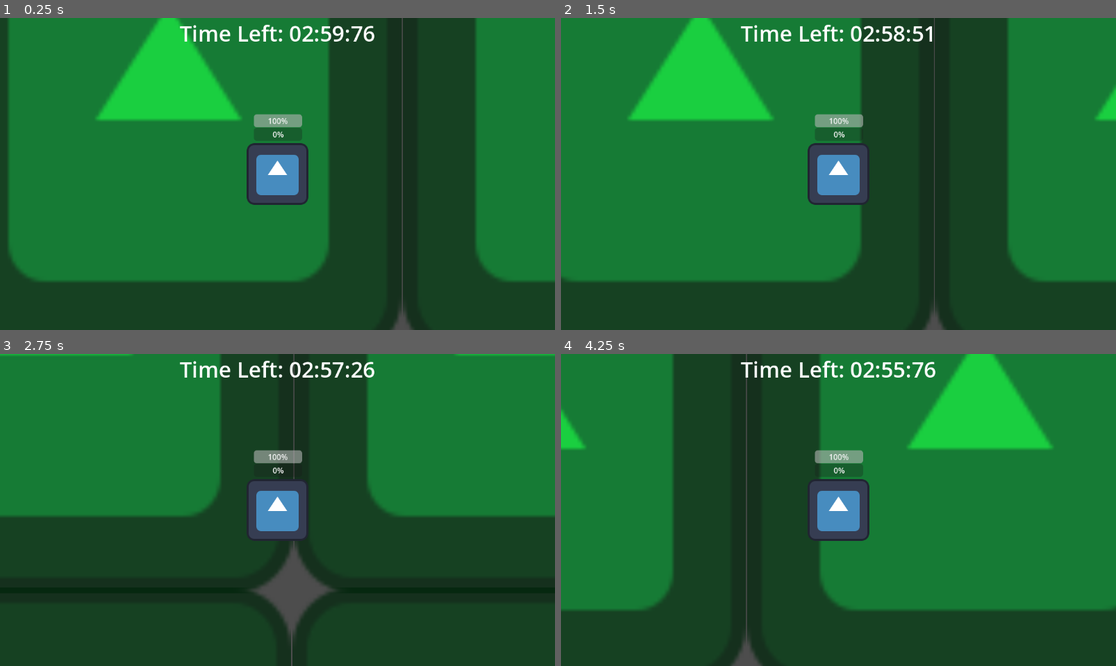
Above: before the commit, frames 1-4 (two rows, left to right).
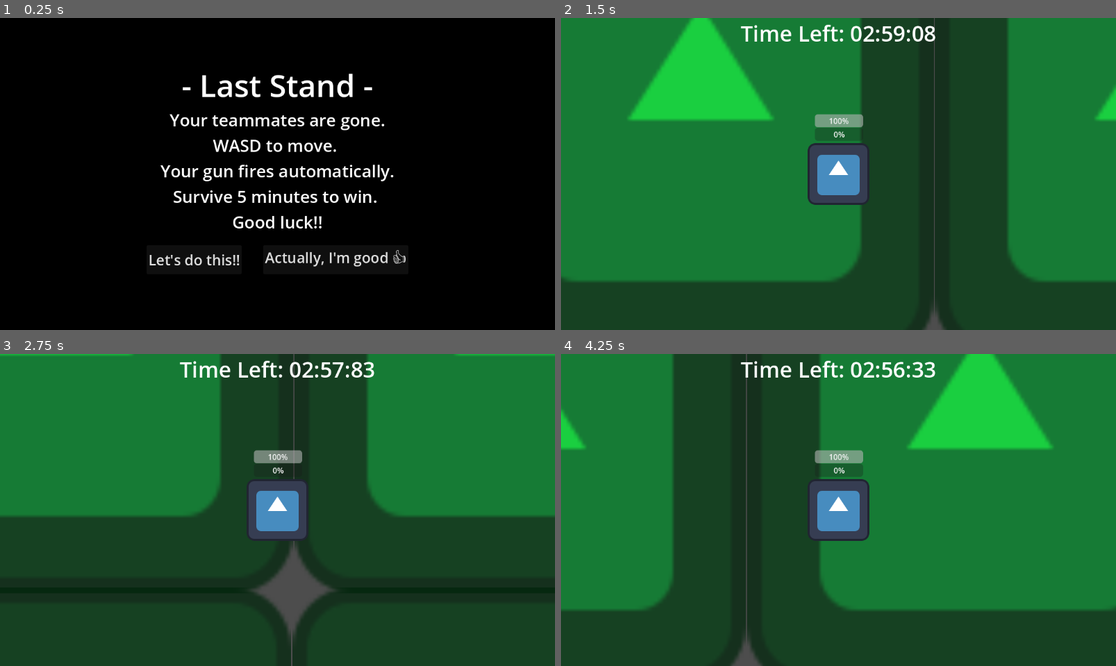
Above: after the commit, the same moments.

Repository: dmmarsh114/Last-Stand
Game: Godot game, scene res://Levels/main_level.tscn
Same seed, same stepped clock (60 frames per second), same inputs: the game is played once before the commit and once after it. The engine's default icon, where the game draws it, is replaced by a stand-in: a white triangle on a blue panel in a dark square.
Inputs (mouse positions are in pixels of both pictures, inside the frame that each line leads up to):
- Up to frame 1 (0.25 s): no input
- Up to frame 2 (1.5 s): click (755, 258) at 0.5 s, where only the run after the commit has a clickable "Let's do this!!"; hold D (move_right) from 1.28 s (still down)
- Up to frame 3 (2.75 s): release D (move_right) at 2.03 s; hold S (move_down) from 2.03 s (still down)
- Up to frame 4 (4.25 s): release S (move_down) at 2.78 s; hold D (move_right) 2.78-3.53 s; hold W (move_up) from 3.53 s (still down)

The runs differ from the first frame. In frame 1, 100% of the frame differs, in the area x 0-100%, y 0-100%; in frame 2, 0.2%; in frame 3, 0.1%; in frame 4, 0.2%.

Commit message:
Added Game Start Screen

Diff:
--- /dev/null
+++ b/Menus/GameStartScreen.gd
@@ -0,0 +1,14 @@
+extends Control
+
+@onready var hud: Control = $"../HUD"
+
+func _ready() -> void:
+	get_tree().paused = true
+
+func _on_start_button_pressed() -> void:
+	visible = false
+	hud.visible = true
+	get_tree().paused = false
+
+func _on_quit_button_pressed() -> void:
+	get_tree().quit()
--- a/Menus/game_screens.tscn
+++ b/Menus/game_screens.tscn
@@ -1,8 +1,9 @@
-[gd_scene load_steps=5 format=3 uid="uid://de6uuxjirghi7"]
+[gd_scene load_steps=6 format=3 uid="uid://de6uuxjirghi7"]
 
 [ext_resource type="PackedScene" uid="uid://dyrsxgerm6dx5" path="res://Menus/victory_screen.tscn" id="1_p7h0b"]
 [ext_resource type="PackedScene" uid="uid://t76yxq6bmwxo" path="res://Menus/game_over_screen.tscn" id="2_x8gvb"]
 [ext_resource type="PackedScene" uid="uid://dqilvwq54xrt1" path="res://Menus/level_up_screen.tscn" id="3_md3k3"]
+[ext_resource type="PackedScene" uid="uid://bgs27v3m5yk2r" path="res://Menus/game_start_screen.tscn" id="4_no8st"]
 
 [sub_resource type="LabelSettings" id="LabelSettings_mkkiv"]
 font_size = 45
@@ -22,7 +23,10 @@
 visible = false
 mouse_filter = 1
 
+[node name="GameStartScreen" parent="." instance=ExtResource("4_no8st")]
+
 [node name="HUD" type="Control" parent="."]
+visible = false
 layout_mode = 3
 anchors_preset = 15
 anchor_right = 1.0
--- /dev/null
+++ b/Menus/game_start_screen.tscn
@@ -0,0 +1,102 @@
+[gd_scene load_steps=5 format=3 uid="uid://bgs27v3m5yk2r"]
+
+[ext_resource type="Script" path="res://Menus/GameStartScreen.gd" id="1_3r6nv"]
+
+[sub_resource type="StyleBoxFlat" id="StyleBoxFlat_dloyr"]
+bg_color = Color(0, 0, 0, 1)
+
+[sub_resource type="LabelSettings" id="LabelSettings_om26i"]
+font_size = 64
+
+[sub_resource type="LabelSettings" id="LabelSettings_sch36"]
+font_size = 35
+
+[node name="GameStartScreen" type="Control"]
+layout_mode = 3
+anchors_preset = 15
+anchor_right = 1.0
+anchor_bottom = 1.0
+grow_horizontal = 2
+grow_vertical = 2
+script = ExtResource("1_3r6nv")
+
+[node name="PanelContainer" type="PanelContainer" parent="."]
+layout_mode = 1
+anchors_preset = 15
+anchor_right = 1.0
+anchor_bottom = 1.0
+grow_horizontal = 2
+grow_vertical = 2
+theme_override_styles/panel = SubResource("StyleBoxFlat_dloyr")
+
+[node name="CenterContainer" type="CenterContainer" parent="PanelContainer"]
+layout_mode = 2
+
+[node name="VBoxContainer" type="VBoxContainer" parent="PanelContainer/CenterContainer"]
+layout_mode = 2
+
+[node name="Label" type="Label" parent="PanelContainer/CenterContainer/VBoxContainer"]
+layout_mode = 2
+text = "- Last Stand -"
+label_settings = SubResource("LabelSettings_om26i")
+horizontal_alignment = 1
+
+[node name="Label2" type="Label" parent="PanelContainer/CenterContainer/VBoxContainer"]
+layout_mode = 2
+text = "Your teammates are gone."
+label_settings = SubResource("LabelSettings_sch36")
+horizontal_alignment = 1
+
+[node name="Label3" type="Label" parent="PanelContainer/CenterContainer/VBoxContainer"]
+layout_mode = 2
+text = "WASD to move. "
+label_settings = SubResource("LabelSettings_sch36")
+horizontal_alignment = 1
+
+[node name="Label4" type="Label" parent="PanelContainer/CenterContainer/VBoxContainer"]
+layout_mode = 2
+text = "Your gun fires automatically."
+label_settings = SubResource("LabelSettings_sch36")
+horizontal_alignment = 1
+
+[node name="Label6" type="Label" parent="PanelContainer/CenterContainer/VBoxContainer"]
+layout_mode = 2
+text = "Survive 5 minutes to win. "
+label_settings = SubResource("LabelSettings_sch36")
+horizontal_alignment = 1
+
+[node name="Label7" type="Label" parent="PanelContainer/CenterContainer/VBoxContainer"]
+layout_mode = 2
+text = "Good luck!!"
+label_settings = SubResource("LabelSettings_sch36")
+horizontal_alignment = 1
+
+[node name="HBoxContainer" type="HBoxContainer" parent="PanelContainer/CenterContainer/VBoxContainer"]
+layout_mode = 2
+
+[node name="MarginContainer" type="MarginContainer" parent="PanelContainer/CenterContainer/VBoxContainer/HBoxContainer"]
+layout_mode = 2
+theme_override_constants/margin_left = 20
+theme_override_constants/margin_top = 20
+theme_override_constants/margin_right = 20
+theme_override_constants/margin_bottom = 20
+
+[node name="StartButton" type="Button" parent="PanelContainer/CenterContainer/VBoxContainer/HBoxContainer/MarginContainer"]
+layout_mode = 2
+theme_override_font_sizes/font_size = 30
+text = "Let's do this!!"
+
+[node name="MarginContainer2" type="MarginContainer" parent="PanelContainer/CenterContainer/VBoxContainer/HBoxContainer"]
+layout_mode = 2
+theme_override_constants/margin_left = 20
+theme_override_constants/margin_top = 20
+theme_override_constants/margin_right = 20
+theme_override_constants/margin_bottom = 20
+
+[node name="QuitButton" type="Button" parent="PanelContainer/CenterContainer/VBoxContainer/HBoxContainer/MarginContainer2"]
+layout_mode = 2
+theme_override_font_sizes/font_size = 30
+text = "Actually, I'm good 👍"
+
+[connection signal="pressed" from="PanelContainer/CenterContainer/VBoxContainer/HBoxContainer/MarginContainer/StartButton" to="." method="_on_start_button_pressed"]
+[connection signal="pressed" from="PanelContainer/CenterContainer/VBoxContainer/HBoxContainer/MarginContainer2/QuitButton" to="." method="_on_quit_button_pressed"]
